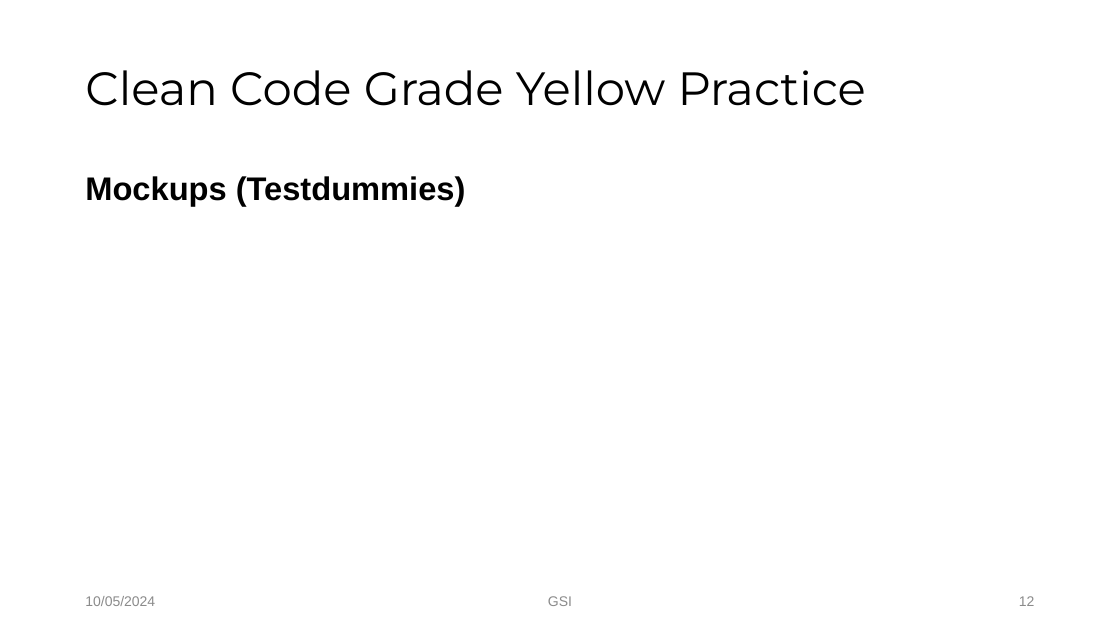
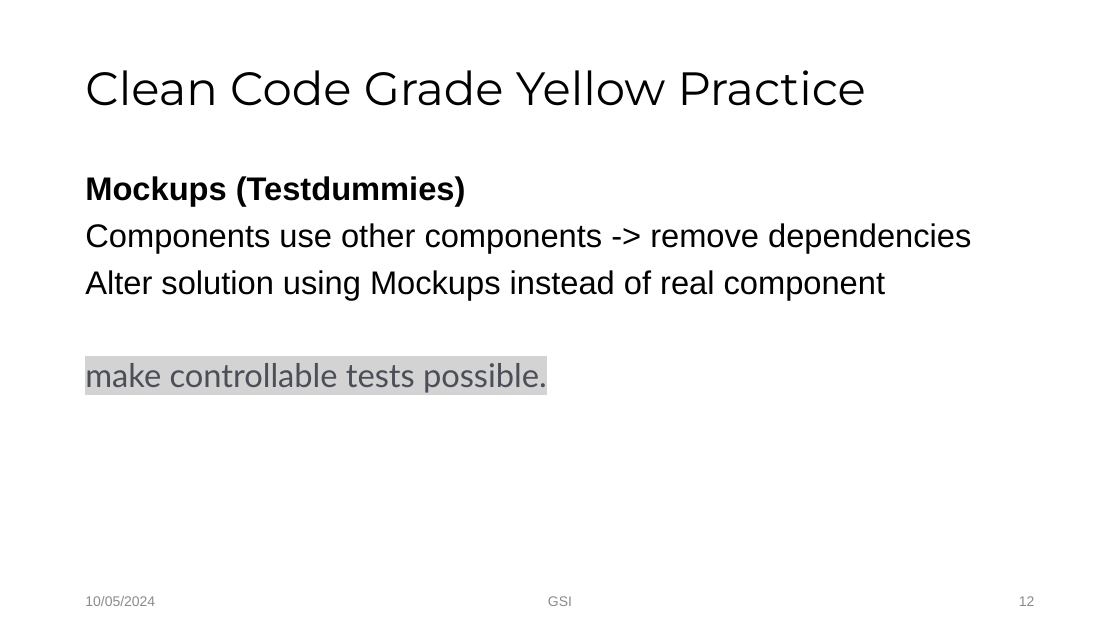
Before and after one commit to Tuyen92/my_bag, a slide deck: slide 12 of yellow.pptx. Drawn at 1120x630 pixels with LibreOffice and Linux fonts; fonts in the diff are those of the drawing; background and template pictures are left out. Boxes give left, top, right and bottom in pixels: in the first picture for what was removed or moved away, otherwise in the second. Text is boxed around its words. In the diff, an @@ line names an element or a change of style, - is before the commit and + after.

```diff
--- a/yellow.pptx
+++ b/yellow.pptx
@@ text at [85, 223, 971, 393]: paragraphs added @@
+Components use other components -> remove dependencies
+Alter solution using Mockups instead of real component
+make controllable tests possible.
```
Also in this commit, not shown: 11 other slides changed, 1 other file.
